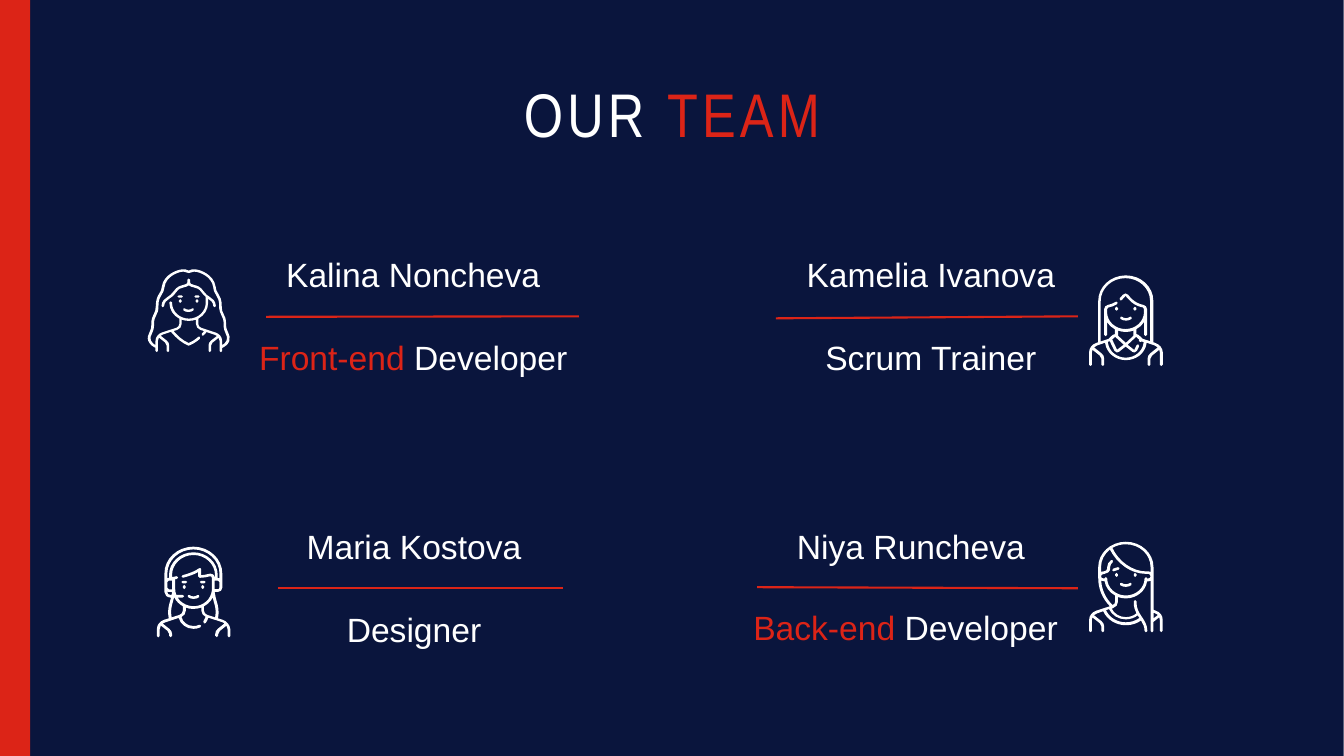
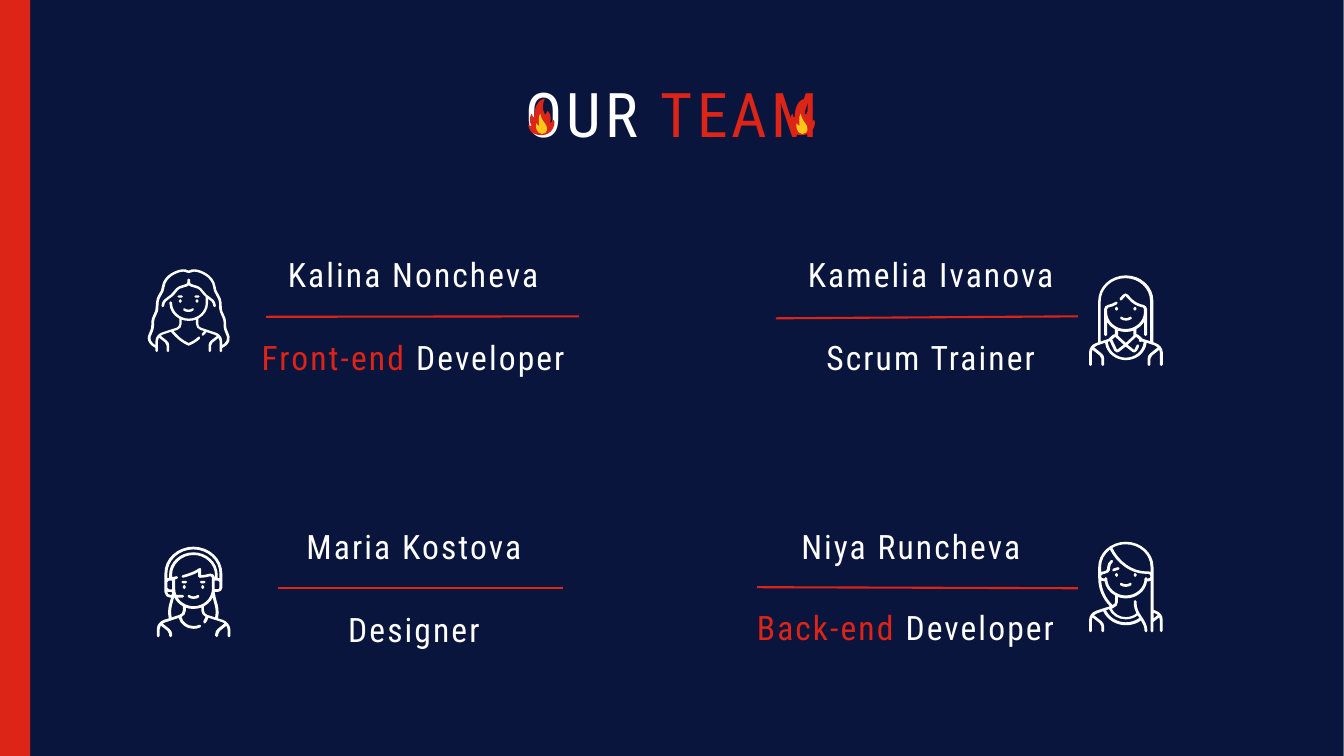
Before and after one commit to KIIvanova19/inferno, a slide deck: slide 2 of inferno_documents/inferno_presentation.pptx. Drawn at 1344x756 pixels with LibreOffice and Linux fonts; fonts in the diff are those of the drawing. Boxes give left, top, right and bottom in pixels: in the first picture for what was removed or moved away, otherwise in the second. Text is boxed around its words. In the diff, an @@ line names an element or a change of style, - is before the commit and + after.

Commit message:
Update presentation

```diff
--- a/inferno_documents/inferno_presentation.pptx
+++ b/inferno_documents/inferno_presentation.pptx
@@ title "OUR TEAM" at bbox=[526, 92, 818, 138]: font Arial Narrow to Roboto Condensed @@
@@ freeform shape added at bbox=[527, 99, 557, 135], fill #DC2417 @@
@@ freeform shape added at bbox=[535, 114, 548, 134], fill #FFC61A @@
@@ freeform shape added at bbox=[788, 99, 818, 135], fill #DC2417 @@
@@ freeform shape added at bbox=[796, 114, 809, 134], fill #FFC61A @@
@@ font Arial to Roboto Condensed, letter spacing 0 to 1.5 pt in 8 elements at bbox=[306, 535, 521, 560], bbox=[348, 617, 479, 649], bbox=[288, 261, 538, 288], bbox=[262, 344, 564, 377], bbox=[808, 261, 1053, 288], bbox=[826, 345, 1035, 371], bbox=[801, 533, 1020, 566], bbox=[757, 614, 1054, 647] @@
```
Also in this commit, not shown: 1 other slide changed, 4 slides added.
